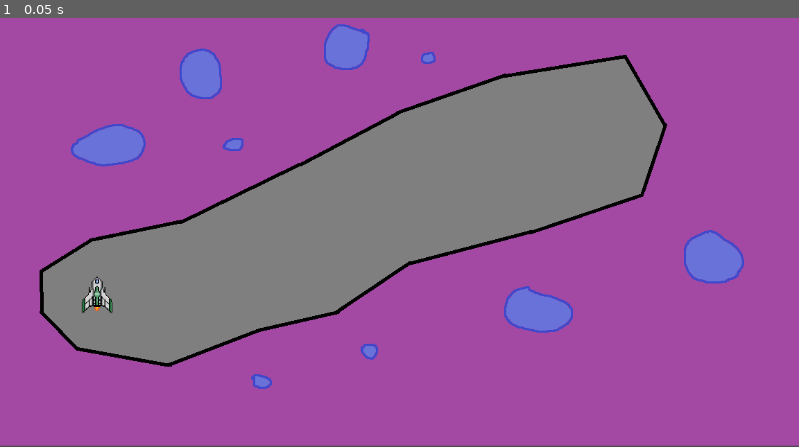
Above: before the commit, frame 1.
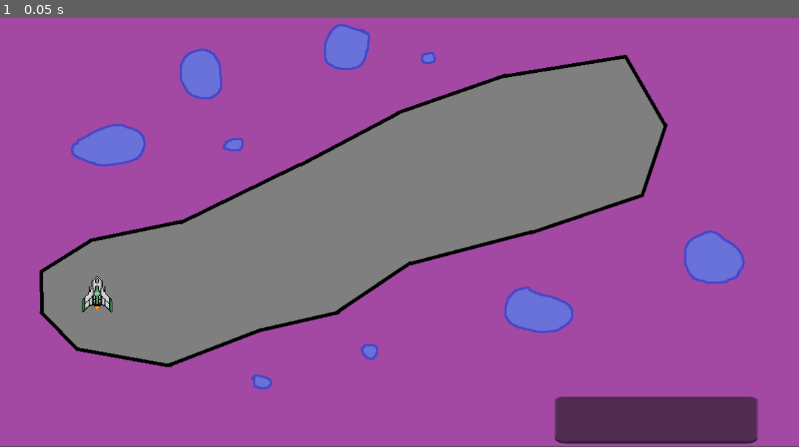
Above: after the commit, the same moment.

Repository: Rescyy/Space-Plot-Explorer
Game: Godot game, scene res://level.tscn
Two runs of this game, one before a commit and one after it. Both use one fixed random seed, a clock stepped at 60 frames per second and the inputs below.
Inputs:
- Up to frame 1 (0.05 s): no input

The runs differ from the first frame. In frame 1, 3.7% of the frame differs, in the area x 0-100%, y 8-100%.

Commit message:
feat: Add input field

Diff:
--- /dev/null
+++ b/Input/Input.gd
@@ -0,0 +1,54 @@
+extends Node
+
+@onready var inputRef = $"." # Use your correct node path
+
+var x = 0.0
+var y = 0.0
+var math_expr = ""
+var time_passed = 0.0
+var positions = []
+
+func _ready() -> void:
+	inputRef.connect("text_entered", Callable(self, "_on_func_submit"))
+
+func _process(delta: float) -> void:
+	pass
+
+
+func _on_text_submitted(p_expr: String) -> void:
+	print("Submitted Expression: " + p_expr)
+	math_expr = p_expr
+	x = 0.0
+	time_passed = 0.0
+	positions.clear()
+
+func evaluate(command: String, variable_names: Array, variable_values: Array) -> float:
+	var expression = Expression.new()
+	var error = expression.parse(command, variable_names)
+	if error != OK:
+		push_error(expression.get_error_text())
+		return 0
+
+	var result = expression.execute(variable_values, self)
+	if expression.has_execute_failed():
+		push_error("Execution failed: " + expression.get_error_text())
+		return 0
+
+	return result
+
+func user_func(x_value: float) -> float:
+	if math_expr == "":
+		return 0.0
+	return evaluate(math_expr, ["x"], [x_value])
+
+func calculate_velocity():
+	var velocities = []
+	for i in range(1, positions.size()):
+		var prev = positions[i - 1]
+		var current = positions[i]
+		var delta_time = current["time"] - prev["time"]
+		if delta_time > 0:
+			var delta_position = current["position"] - prev["position"]
+			var velocity = delta_position / delta_time
+			velocities.append(velocity)
+	return velocities
--- a/level.tscn
+++ b/level.tscn
@@ -1,7 +1,8 @@
-[gd_scene load_steps=4 format=3 uid="uid://bgec2lm84272j"]
+[gd_scene load_steps=5 format=3 uid="uid://bgec2lm84272j"]
 
 [ext_resource type="Texture2D" uid="uid://117c7bcmbr1v" path="res://level_test.png" id="1_xfbpl"]
 [ext_resource type="PackedScene" uid="uid://cj6diom0xf8ik" path="res://rocket_scene.tscn" id="2_3ina5"]
+[ext_resource type="Script" path="res://Input/Input.gd" id="2_mff7c"]
 [ext_resource type="Script" path="res://rocket_scene.gd" id="3_ywuom"]
 
 [node name="Node2D" type="Node2D"]
@@ -9,7 +10,23 @@
 [node name="TextureRect" type="TextureRect" parent="."]
 offset_right = 40.0
 offset_bottom = 40.0
+scale = Vector2(1.0005, 1.00088)
 texture = ExtResource("1_xfbpl")
+
+[node name="InputContainer" type="VBoxContainer" parent="TextureRect"]
+z_index = 6
+layout_mode = 0
+offset_left = 799.598
+offset_top = 575.494
+offset_right = 866.598
+offset_bottom = 615.494
+scale = Vector2(4.34644, 1.69344)
+
+[node name="FunctionInput" type="LineEdit" parent="TextureRect/InputContainer"]
+z_index = 6
+layout_mode = 2
+size_flags_vertical = 3
+script = ExtResource("2_mff7c")
 
 [node name="CharacterBody2D" parent="." instance=ExtResource("2_3ina5")]
 position = Vector2(140, 430)
@@ -17,6 +34,7 @@
 script = ExtResource("3_ywuom")
 
 [node name="StaticBody2D" type="StaticBody2D" parent="."]
+scale = Vector2(1.16619, 1.01497)
 
 [node name="CollisionPolygon2D" type="CollisionPolygon2D" parent="StaticBody2D"]
 physics_interpolation_mode = 1
@@ -24,3 +42,6 @@
 scale = Vector2(0.80424, 0.911864)
 build_mode = 1
 polygon = PackedVector2Array(131.684, 308.11, 344.307, 217.088, 519.628, 134.839, 707.382, 77.8127, 922.492, 48.203, 99 …(198 unchanged characters)…
+
+[connection signal="text_changed" from="TextureRect/InputContainer/FunctionInput" to="TextureRect/InputContainer/FunctionInput" method="_on_text_changed"]
+[connection signal="text_submitted" from="TextureRect/InputContainer/FunctionInput" to="TextureRect/InputContainer/FunctionInput" method="_on_text_submitted"]
--- a/rocket_scene.gd
+++ b/rocket_scene.gd
@@ -3,67 +3,25 @@
 const SPEED = 300.0
 const JUMP_VELOCITY = -400.0
 
-var x = 0.0
-var y = 0.0
-var math_expr = ""
-var time_passed = 0.0
-var positions = []
-var is_moving = false
-
 var relative_position = Vector2(0, 0)
 var init_pos: Vector2
 
-func evaluate(command: String, variable_names: Array, variable_values: Array) -> float:
-	var expression = Expression.new()
-	var error = expression.parse(command, variable_names)
-	if error != OK:
-		push_error(expression.get_error_text())
-		return 0
-
-	var result = expression.execute(variable_values, self)
-	if expression.has_execute_failed():
-		push_error("Execution failed: " + expression.get_error_text())
-		return 0
-
-	return result
-
-func _on_func_submit(expr: String) -> void:
-	math_expr = expr
-	x = 0.0
-	time_passed = 0.0
-	positions.clear()
-	is_moving = true
-
 
 func user_func(x_value: float) -> float:
-	if math_expr == "":
-		return 0.0
-	return evaluate(math_expr, ["x"], [x_value])
+	return 1
 
 func _ready() -> void:
 	init_pos = position
 
-func calculate_velocity():
-	var velocities = []
-	for i in range(1, positions.size()):
-		var prev = positions[i - 1]
-		var current = positions[i]
-		var delta_time = current["time"] - prev["time"]
-		if delta_time > 0:
-			var delta_position = current["position"] - prev["position"]
-			var velocity = delta_position / delta_time
-			velocities.append(velocity)
-	return velocities
+func _physics_process(delta: float) -> void:
 
-func _physics_process(delta: float) -> void:
-	if not is_moving:
-		return
+	var x = relative_position.x
+	var new_relative_position = Vector2(x, -user_func(x))
+	var delta_relative_position = new_relative_position - relative_position
+	var delta_abs = delta_relative_position.length()
+	if delta_abs != 0:
+		relative_position += delta_relative_position / delta_abs
+	else:
+		relative_position += delta_relative_position
 
-	time_passed += delta
-	x += delta * SPEED
-	var y = -user_func(x)
-
-	relative_position = Vector2(x, y)
 	position = init_pos + relative_position
-
-	positions.append({ "time": time_passed, "position": position })
